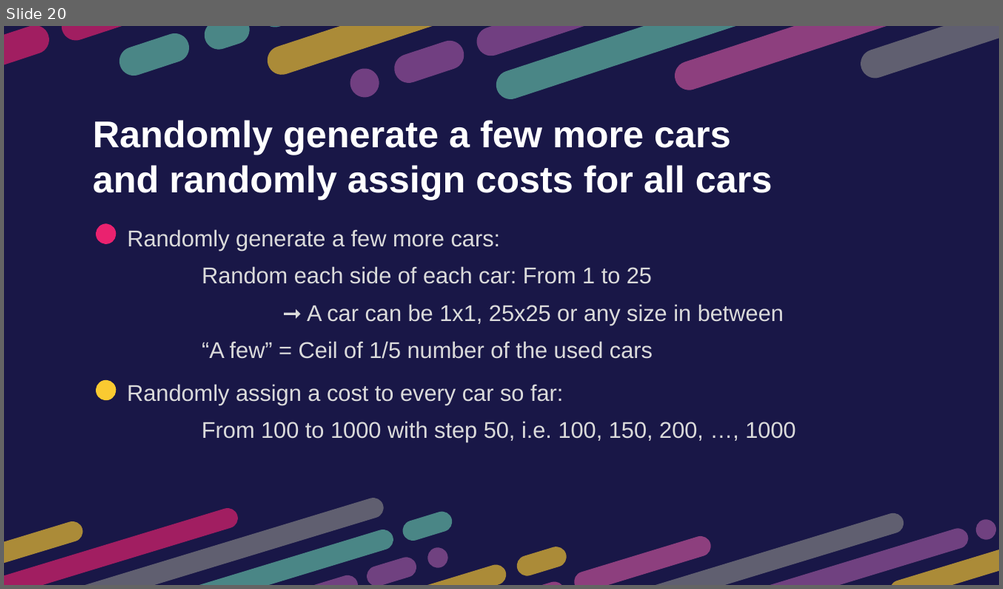
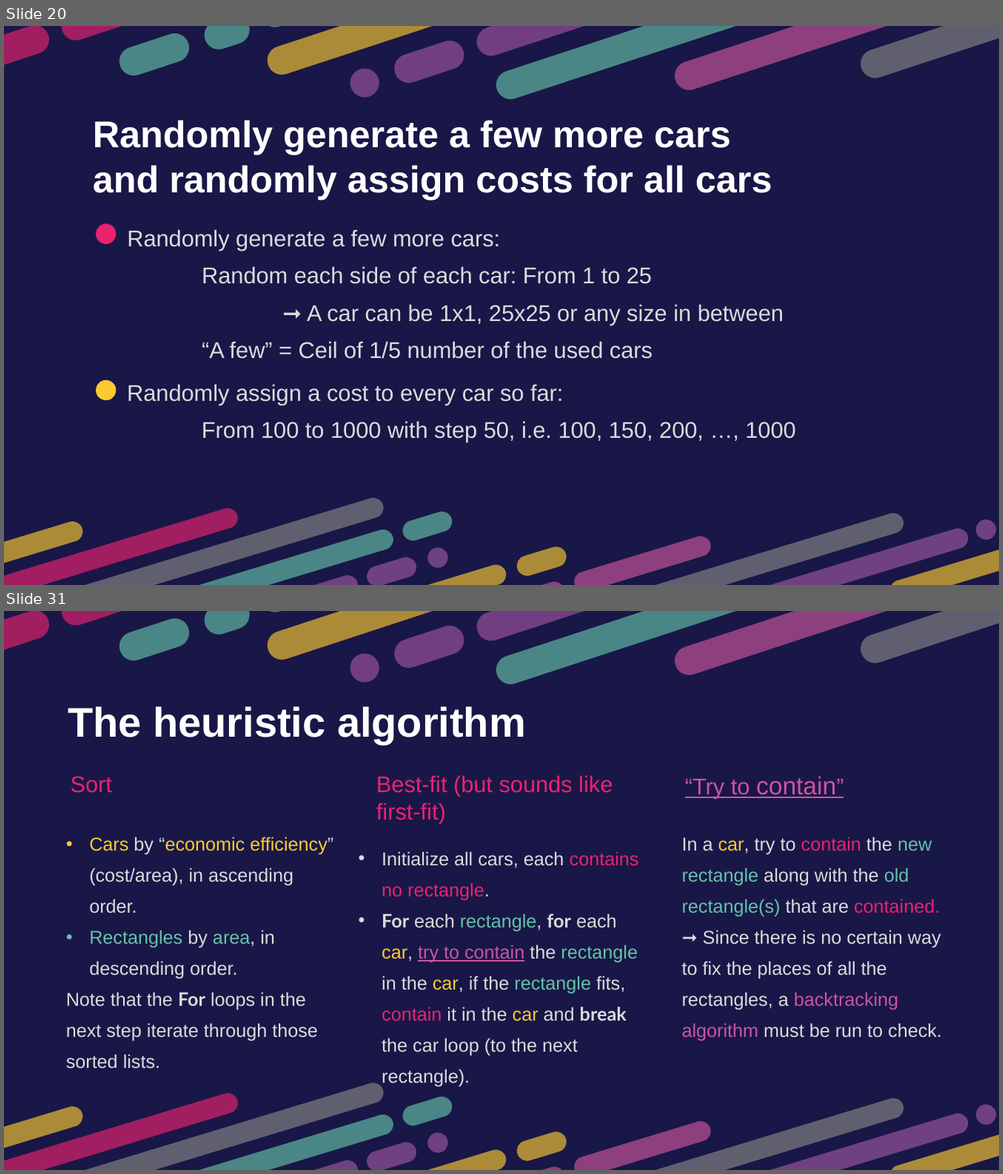
Before and after one commit to htnminh/optimization-project, a slide deck: presentation/General 2D Bin Packing Problem.pptx. Shown one above the other, each under a label of ours: slide 20 before the commit, slides 20 and 31 after it; the slides between them are not shown. The pictures are 1003x589 and 1003x1174 pixels, drawn with LibreOffice and Linux fonts; fonts in the diff are those of the drawing. Boxes give left, top, right and bottom in pixels: in the first picture for what was removed or moved away, otherwise in the second. Text is boxed around its words. In the diff, an @@ line names an element or a change of style, - is before the commit and + after.

```diff
--- a/presentation/General 2D Bin Packing Problem.pptx
+++ b/presentation/General 2D Bin Packing Problem.pptx
@@ slide 31 added at <box>4,611,999,1170</box>, background #191747 @@
@@ group added at <box>4,611,999,777</box>: 15 freeform shapes @@
@@ text added at <box>68,706,526,743</box>, 40 pt, text #FFFFFF, bold @@
+The heuristic algorithm
@@ text added at <box>71,776,112,793</box>, 22 pt, text #EA226F @@
+Sort
@@ text added at <box>376,775,612,824</box>, 22 pt, text #EA226F @@
+Best-fit (but sounds like first-fit)
@@ text added at <box>685,776,836,799</box>, 22 pt, text #CC559D, underline @@
+“Try to contain”
@@ text added at <box>66,837,333,1069</box>, 18 pt, text #DBDBDB @@
+• Cars by “economic efficiency” (cost/area), in ascending order.
+• Rectangles by area, in descending order.
+Note that the For loops in the next step iterate through those sorted lists.
@@ text added at <box>381,851,639,1087</box>, 18 pt, text #DBDBDB @@
+• Initialize all cars, each contains no rectangle.
+• For each rectangle, for each car, try to contain the rectangle in the car, if the rectangle fits, contain it in the car and break the car loop (to the next rectangle).
@@ text added at <box>682,837,942,1041</box>, 18 pt, text #DBDBDB @@
+In a car, try to contain the new rectangle along with the old rectangle(s) that are contained.
+➞ Since there is no certain way to fix the places of all the rectangles, a backtracking algorithm must be run to check.
@@ group added at <box>4,1014,999,1170</box>: 20 freeform shapes @@
```
Also in this commit, not shown: 14 slides changed, 4 other slides added, 19 other files.
